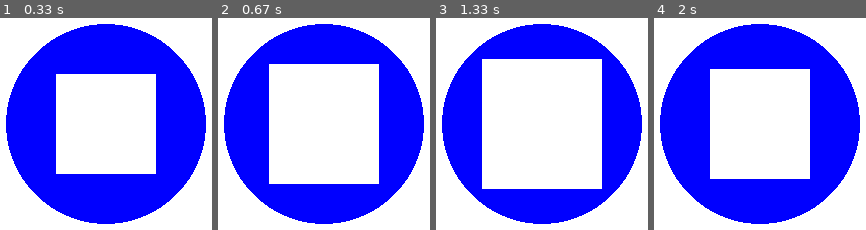
Above: before the commit, frames 1-4 (left to right).
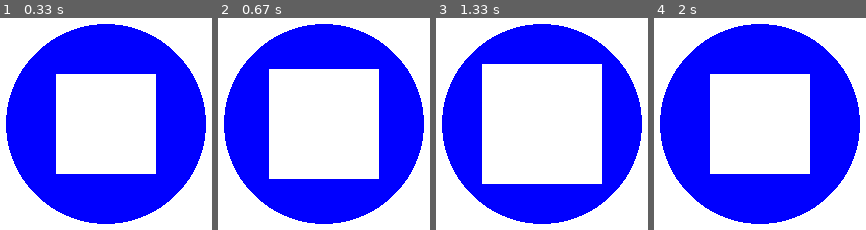
Above: after the commit, the same moments.

Repository: pecu/PecuLab4SEP
Game: pygame game, started from Empty.py
The game is run twice, just before and just after one commit, with the same random seed, the same clock (stepped at 60 frames per second) and the same inputs.
Inputs:
- Up to frame 1 (0.33 s): no input
- Up to frame 2 (0.67 s): hold Right from 0.33 s (still down)
- Up to frame 3 (1.33 s): release Right at 0.8 s; hold Right 0.83-1.3 s
- Up to frame 4 (2 s): hold Left 1.33-1.87 s; hold Left from 1.9 s (still down)

Frame 1 is identical in both runs. In frame 2, 2.4% of the frame differs, in the area x 24-76%, y 21-79%; in frame 3, 2.7%, in the area x 21-79%, y 19-81%; in frame 4, 2.2%.

Commit message:
game upload

Diff:
--- a/Empty.py
+++ b/Empty.py
@@ -34,7 +34,7 @@
         if event.type == pygame.KEYDOWN:
             if event.key == pygame.K_RIGHT:
                 surfX = surfX + 10
-                surfY = surfX + 10
+                surfY = surfY + 10
 
             if event.key == pygame.K_LEFT:
                 surfX = surfX - 10
--- /dev/null
+++ b/drew.py
@@ -0,0 +1,59 @@
+# encoding: utf-8
+
+#-------------------------------------------------------------------------
+# 畫Box.
+#-------------------------------------------------------------------------
+class Box(object):
+    #-------------------------------------------------------------------------
+    # 建構式.
+    #   pygame    : pygame.
+    #   canvas    : 畫佈.
+    #   name    : 物件名稱.
+    #   rect      : 位置、大小.
+    #   color     : 顏色.
+    #-------------------------------------------------------------------------
+    def __init__( self, pygame, canvas, name, rect, color):
+        self.pygame = pygame
+        self.canvas = canvas
+        self.name = name
+        self.rect = rect
+        self.color = color
+
+        self.visivle = True
+
+    #-------------------------------------------------------------------------
+    # 更新.
+    #-------------------------------------------------------------------------
+    def update(self):
+        if(self.visivle):
+            self.pygame.draw.rect( self.canvas, self.color, self.rect)
+
+#-------------------------------------------------------------------------
+# 畫圓.
+#-------------------------------------------------------------------------
+class Circle(object):
+    #-------------------------------------------------------------------------
+    # 建構式.
+    #   pygame  : pygame.
+    #   canvas  : 畫佈.
+    #   name    : 物件名稱.
+    #   pos     : 位置.
+    #   radius  : 大小.
+    #   color   : 顏色.
+    #-------------------------------------------------------------------------
+    def __init__( self, pygame, canvas, name, pos, radius, color):
+        self.pygame = pygame
+        self.canvas = canvas
+        self.name = name
+        self.pos = pos
+        self.radius = radius
+        self.color = color
+
+        self.visivle = True
+
+    #-------------------------------------------------------------------------
+    # 更新.
+    #-------------------------------------------------------------------------
+    def update(self):
+        if(self.visivle):
+            self.pygame.draw.circle( self.canvas, self.color, self.pos , self.radius)
--- /dev/null
+++ b/play.py
@@ -0,0 +1,204 @@
+# encoding: utf-8
+
+import os
+import random
+import sys
+
+import pygame
+from pygame.locals import *
+
+from drew import *
+
+# 視窗大小.
+canvas_width = 800
+canvas_height = 600
+
+# 顏色.
+block = (0,0,0)
+
+# 磚塊數量串列.
+bricks_list = []
+
+# 移動速度.
+dx =  8
+dy = -8
+
+# 遊戲狀態.
+# 0:等待開球
+# 1:遊戲進行中
+game_mode = 0
+
+#-------------------------------------------------------------------------
+# 函數:秀字.
+#-------------------------------------------------------------------------
+def showFont( text, x, y, color):
+    global canvas
+    text = font.render(text, True, color)
+    canvas.blit( text, (x,y))
+
+#-------------------------------------------------------------------------
+# 函數:碰撞判斷.
+#   x       : x
+#   y       : y
+#   boxRect : 矩形
+#-------------------------------------------------------------------------
+def isCollision( x, y, boxRect):
+    if (x >= boxRect[0] and x <= boxRect[0] + boxRect[2] and y >= boxRect[1] and y <= boxRect[1] + boxRect[3]):
+        return True;
+    return False;
+
+#-------------------------------------------------------------------------
+# 函數:初始遊戲.
+#-------------------------------------------------------------------------
+def resetGame():
+    # 宣告使用全域變數.
+    global game_mode, brick_num, bricks_list, dx, dy
+
+    # 磚塊
+    for bricks in bricks_list:
+        # 亂數磚塊顏色
+        r = random.randint(100,200)
+        g = random.randint(100,200)
+        b = random.randint(100,200)
+        bricks.color = [r,g,b]
+        # 開啟磚塊.
+        bricks.visivle = True
+    # 0:等待開球
+    game_mode = 0
+    # 磚塊數量.
+    brick_num = 99
+    # 移動速度.
+    dx =  8
+    dy = -8
+
+# 初始.
+pygame.init()
+# 顯示Title.
+pygame.display.set_caption(u"打磚塊遊戲")
+# 建立畫佈大小.
+canvas = pygame.display.set_mode((canvas_width, canvas_height))
+# 時脈.
+clock = pygame.time.Clock()
+
+# 設定字型.
+font = pygame.font.SysFont("simsunnsimsun", 18)
+
+# 底板.
+paddle_x = 0
+paddle_y = (canvas_height - 48)
+paddle = Box(pygame, canvas, "paddle", [paddle_x, paddle_y, 100, 24], (255,255,255))
+
+# 球.
+ball_x = paddle_x
+ball_y = paddle_y
+ball   = Circle(pygame, canvas, "ball", [ball_x, ball_x], 8, (255,255,255))
+
+# 建立磚塊
+brick_num = 0
+brick_x = 70
+brick_y = 60
+brick_w = 0
+brick_h = 0
+for i in range( 0, 99):
+    if((i % 11)==0):
+        brick_w = 0
+        brick_h = brick_h + 18
+    bricks_list.append (Box(pygame, canvas, "brick_"+str(i), [  brick_w + brick_x, brick_h+ brick_y, 58, 16], [255,255,255]))
+    brick_w = brick_w + 60
+# 初始遊戲.
+resetGame()
+
+#-------------------------------------------------------------------------
+# 主迴圈.
+#-------------------------------------------------------------------------
+running = True
+while running:
+    #---------------------------------------------------------------------
+    # 判斷輸入.
+    #---------------------------------------------------------------------
+    for event in pygame.event.get():
+        # 離開遊戲.
+        if event.type == pygame.QUIT:
+            running = False
+        # 判斷按下按鈕
+        if event.type == pygame.KEYDOWN:
+            # 判斷按下ESC按鈕
+            if event.key == pygame.K_ESCAPE:
+                running = False
+
+        # 判斷Mouse.
+        if event.type == pygame.MOUSEMOTION:
+            paddle_x = pygame.mouse.get_pos()[0] - 50
+        if event.type == pygame.MOUSEBUTTONDOWN:
+            if(game_mode == 0):
+                game_mode = 1
+
+    #---------------------------------------------------------------------
+    # 清除畫面.
+    canvas.fill(block)
+
+    # 磚塊
+    for bricks in bricks_list:
+        # 球碰磚塊.
+        if(isCollision( ball.pos[0], ball.pos[1], bricks.rect)):
+            if(bricks.visivle):
+                # 扣除磚塊.
+                brick_num = brick_num -1
+                # 初始遊戲.
+                if(brick_num <= 0):
+                    resetGame()
+                    break
+                # 球反彈.
+                dy = -dy;
+            # 關閉磚塊.
+            bricks.visivle = False
+
+        # 更新磚塊.
+        bricks.update()
+
+    #顯示磚塊數量.
+    showFont( u"磚塊數量:"+str(brick_num), 8, 20, (255, 0, 0))
+
+    # 秀板子.
+    paddle.rect[0] = paddle_x
+    paddle.update()
+
+    # 碰撞判斷-球碰板子.
+    if(isCollision( ball.pos[0], ball.pos[1], paddle.rect)):
+        # 球反彈.
+        dy = -dy;
+
+    # 球.
+    # 0:等待開球
+    if(game_mode == 0):
+        ball.pos[0] = ball_x = paddle.rect[0] + ( (paddle.rect[2] - ball.radius) >> 1 )
+        ball.pos[1] = ball_y = paddle.rect[1] - ball.radius
+    # 1:遊戲進行中
+    elif(game_mode == 1):
+        ball_x += dx
+        ball_y += dy
+        #判斷死亡.
+        if(ball_y + dy > canvas_height - ball.radius):
+            game_mode = 0
+        # 右牆或左牆碰撞.
+        if(ball_x + dx > canvas_width - ball.radius or ball_x + dx < ball.radius):
+            dx = -dx
+        # 下牆或上牆碰撞
+        if(ball_y + dy > canvas_height - ball.radius or ball_y + dy < ball.radius):
+            dy = -dy
+        ball.pos[0] = ball_x
+        ball.pos[1] = ball_y
+
+    # 更新球.
+    ball.update()
+
+    # 顯示中文.
+    showFont( u"FPS:" + str(int(clock.get_fps())), 8, 2, (255, 0, 0))
+
+    # 更新畫面.
+    pygame.display.update()
+    clock.tick(60)
+
+# 離開遊戲.
+pygame.quit()
+quit()
